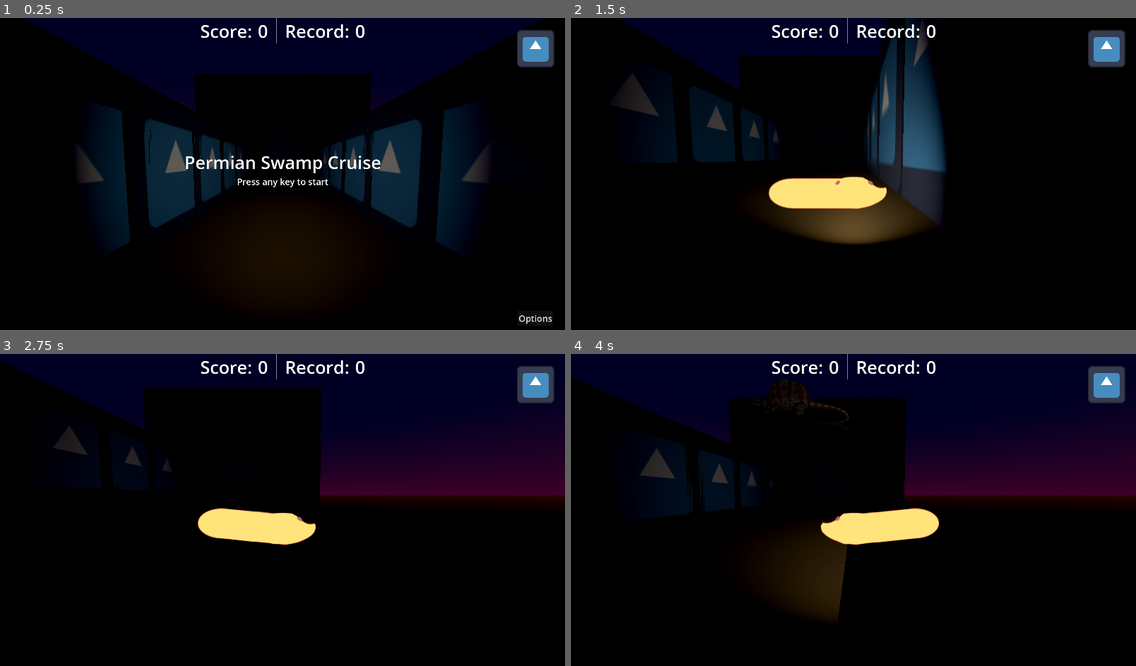
Above: before the commit, frames 1-4 (two rows, left to right).
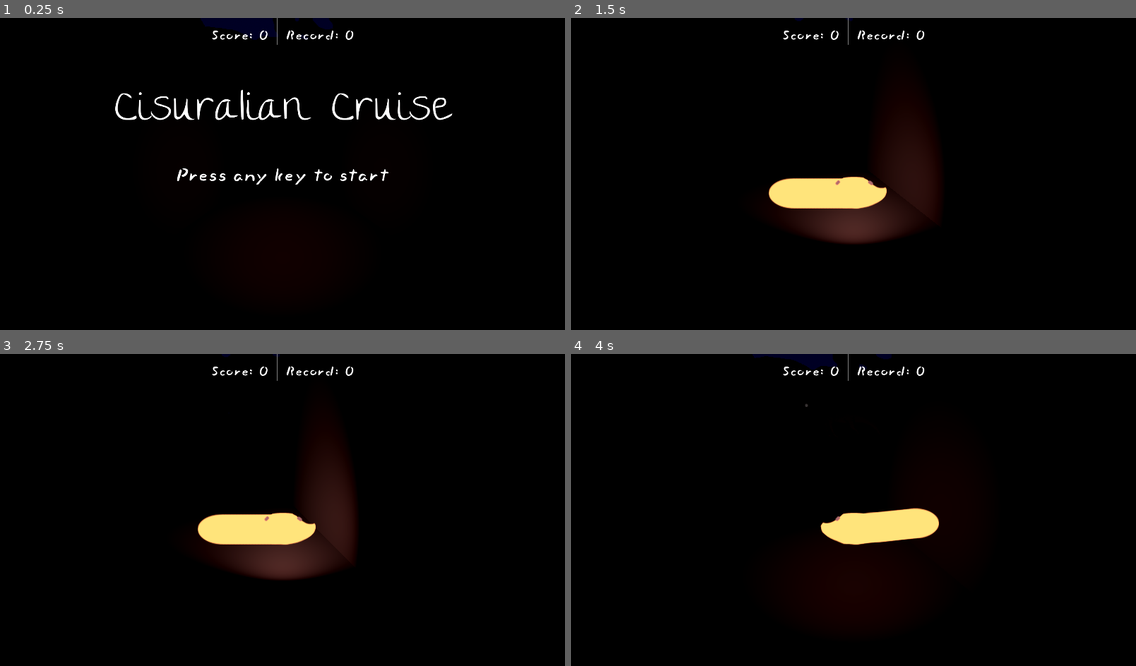
Above: after the commit, the same moments.

Repository: nialsiG/GMTK2025
Game: Godot game, scene res://scenes/main/main.tscn
Two runs of this game, one before a commit and one after it. Both use one fixed random seed, a clock stepped at 60 frames per second and the inputs below. The engine's default icon, where the game draws it, is replaced by a stand-in: a white triangle on a blue panel in a dark square.
Inputs:
- Up to frame 1 (0.25 s): no input
- Up to frame 2 (1.5 s): tap Enter at 0.5 s; hold Right (ui_right) 0.53-1.28 s; hold Down (ui_down) from 1.28 s (still down)
- Up to frame 3 (2.75 s): release Down (ui_down) at 2.03 s; hold Right (ui_right) from 2.03 s (still down)
- Up to frame 4 (4 s): release Right (ui_right) at 2.78 s; hold Up (ui_up) 2.78-3.53 s; hold Left (ui_left) from 3.53 s (still down)

The runs differ from the first frame. In frame 1, 29% of the frame differs, in the area x 4-99%, y 0-99%; in frame 2, 17%; in frame 3, 31%, in the area x 0-100%, y 0-73%; in frame 4, 31%.

Commit message:
first build

Diff:
--- a/resources/labels/game_instructions.tres
+++ b/resources/labels/game_instructions.tres
@@ -1,4 +1,7 @@
-[gd_resource type="LabelSettings" format=3 uid="uid://by2uc5jlkvm74"]
+[gd_resource type="LabelSettings" load_steps=2 format=3 uid="uid://by2uc5jlkvm74"]
+
+[ext_resource type="FontFile" uid="uid://dyjre5s4jaqsf" path="res://resources/SlacksideOne-Regular.ttf" id="1_3ftl6"]
 
 [resource]
-font_size = 30
+font = ExtResource("1_3ftl6")
+font_size = 80
--- a/resources/labels/game_title.tres
+++ b/resources/labels/game_title.tres
@@ -1,4 +1,7 @@
-[gd_resource type="LabelSettings" format=3 uid="uid://bye3vxwg60mt5"]
+[gd_resource type="LabelSettings" load_steps=2 format=3 uid="uid://bye3vxwg60mt5"]
+
+[ext_resource type="FontFile" uid="uid://b0kobsenqqgwm" path="res://resources/TheGirlNextDoor-Regular.ttf" id="1_70dqy"]
 
 [resource]
-font_size = 60
+font = ExtResource("1_70dqy")
+font_size = 150
--- a/resources/labels/score_label.tres
+++ b/resources/labels/score_label.tres
@@ -1,4 +1,7 @@
-[gd_resource type="LabelSettings" format=3 uid="uid://clfkc3ikaaoin"]
+[gd_resource type="LabelSettings" load_steps=2 format=3 uid="uid://clfkc3ikaaoin"]
+
+[ext_resource type="FontFile" uid="uid://dyjre5s4jaqsf" path="res://resources/SlacksideOne-Regular.ttf" id="1_4ei0f"]
 
 [resource]
+font = ExtResource("1_4ei0f")
 font_size = 60
--- a/scenes/collectibles/gerobatrachus_collectible.tscn
+++ b/scenes/collectibles/gerobatrachus_collectible.tscn
@@ -1,23 +1,60 @@
-[gd_scene load_steps=6 format=3 uid="uid://b1w72r6pbhd12"]
+[gd_scene load_steps=12 format=3 uid="uid://b1w72r6pbhd12"]
 
 [ext_resource type="PackedScene" uid="uid://ddwksuod3o1um" path="res://scenes/collectibles/collectible.tscn" id="1_uxq7u"]
 [ext_resource type="Texture2D" uid="uid://ecpkvoe83mfg" path="res://assets/visual/gerobatrachus.png" id="2_dp88v"]
+[ext_resource type="Texture2D" uid="uid://c1m3hypir6iyy" path="res://assets/visual/gerobatrachus_move1.png" id="3_6lgqy"]
 [ext_resource type="Script" path="res://scenes/collectibles/gerobatrachus_move_component.gd" id="3_eiqfq"]
+[ext_resource type="Texture2D" uid="uid://ghji8j0kfw73" path="res://assets/visual/gerobatrachus_move2.png" id="4_ih186"]
 
 [sub_resource type="StandardMaterial3D" id="StandardMaterial3D_44ryi"]
 transparency = 1
 albedo_texture = ExtResource("2_dp88v")
 
+[sub_resource type="AtlasTexture" id="AtlasTexture_ywgrr"]
+atlas = ExtResource("2_dp88v")
+region = Rect2(0, 0, 188, 250)
+
+[sub_resource type="AtlasTexture" id="AtlasTexture_xcd3s"]
+atlas = ExtResource("3_6lgqy")
+region = Rect2(0, 0, 188, 250)
+
+[sub_resource type="AtlasTexture" id="AtlasTexture_gujvi"]
+atlas = ExtResource("4_ih186")
+region = Rect2(0, 0, 188, 250)
+
+[sub_resource type="SpriteFrames" id="SpriteFrames_vu3xu"]
+animations = [{
+"frames": [{
+"duration": 1.0,
+"texture": SubResource("AtlasTexture_ywgrr")
+}],
+"loop": true,
+"name": &"default",
+"speed": 5.0
+}, {
+"frames": [{
+"duration": 1.0,
+"texture": SubResource("AtlasTexture_xcd3s")
+}, {
+"duration": 1.0,
+"texture": SubResource("AtlasTexture_gujvi")
+}],
+"loop": true,
+"name": &"swimming",
+"speed": 3.0
+}]
+
 [sub_resource type="CapsuleShape3D" id="CapsuleShape3D_hlhgf"]
-radius = 0.208
-height = 1.02273
+radius = 0.213719
+height = 0.747267
 
 [node name="collectible" instance=ExtResource("1_uxq7u")]
 
-[node name="Sprite3D" type="Sprite3D" parent="." index="0"]
+[node name="AnimatedSprite" type="AnimatedSprite3D" parent="." index="0"]
 transform = Transform3D(0.3, 0, 0, 0, 0.3, 0, 0, 0, 0.3, 0, 0, 0)
 material_override = SubResource("StandardMaterial3D_44ryi")
-texture = ExtResource("2_dp88v")
+sprite_frames = SubResource("SpriteFrames_vu3xu")
+animation = &"swimming"
 
 [node name="CollisionShape3D" type="CollisionShape3D" parent="." index="1"]
 shape = SubResource("CapsuleShape3D_hlhgf")
--- a/scenes/collectibles/gerobatrachus_move_component.gd
+++ b/scenes/collectibles/gerobatrachus_move_component.gd
@@ -10,6 +10,7 @@
 
 # nodes
 @onready var timer = $Timer
+@onready var animated_sprite: AnimatedSprite3D = $"../AnimatedSprite"
 
 # runtime variables
 var parent: Collectible
@@ -26,17 +27,17 @@
 			pass
 		state.MOVING_UP:
 			parent.position += Vector3(0, delta * SPEED, 0)
-		state.MOVING_DOWN:
+			animated_sprite.material_override.albedo_texture = animated_sprite.sprite_frames.get_frame_texture("swimming", animated_sprite.get_frame())
 			parent.position -= Vector3(0, delta * SPEED / 3, 0)
 
 func ChangeState(new_state: state):
 	current_state = new_state
 	if new_state == state.MOVING_UP:
 		timer.start(1)
-		# animate
+		animated_sprite.play("swimming")
 	elif new_state == state.MOVING_DOWN:
 		timer.start(3)
-		# animate
+		animated_sprite.play("default")
 
 func _on_timer_timeout():
 	if current_state == state.MOVING_UP:
--- a/scenes/main/main.tscn
+++ b/scenes/main/main.tscn
@@ -3,6 +3,7 @@
 [ext_resource type="Script" path="res://scenes/main/main.gd" id="1_sl07k"]
 [ext_resource type="AudioStream" uid="uid://dx6mxg8oyr4qd" path="res://assets/music/FIRST_SNOW_modified.mp3" id="2_0bul8"]
 [ext_resource type="Script" path="res://scenes/player/player.gd" id="2_eh76i"]
+[ext_resource type="Texture2D" uid="uid://cnad0cgl6ax6u" path="res://assets/visual/background.png" id="3_6yg6n"]
 [ext_resource type="Texture2D" uid="uid://clqs5ee2vltco" path="res://assets/visual/icon.svg" id="3_a3a8d"]
 [ext_resource type="Script" path="res://scenes/procedural_generation/river_chunk_factory.gd" id="3_gb04c"]
 [ext_resource type="LabelSettings" uid="uid://bye3vxwg60mt5" path="res://resources/labels/game_title.tres" id="5_edcw7"]
@@ -35,9 +36,6 @@
 volumetric_fog_emission_energy = 0.2
 adjustment_enabled = true
 adjustment_brightness = 1.5
-
-[sub_resource type="StandardMaterial3D" id="StandardMaterial3D_fcisd"]
-albedo_texture = ExtResource("3_a3a8d")
 
 [sub_resource type="CapsuleShape3D" id="CapsuleShape3D_3pamf"]
 
@@ -89,9 +87,8 @@
 environment = SubResource("Environment_0vbyx")
 
 [node name="Background" type="Sprite3D" parent="WorldEnvironment"]
-transform = Transform3D(20, 0, 0, 0, 20, 0, 0, 0, 20, 0, 0, -30)
-material_override = SubResource("StandardMaterial3D_fcisd")
-texture = ExtResource("3_a3a8d")
+transform = Transform3D(10, 0, 0, 0, 10, 0, 0, 0, 10, 0, 0, -30)
+texture = ExtResource("3_6yg6n")
 
 [node name="Environment" type="Node3D" parent="."]
 
@@ -242,7 +239,7 @@
 [node name="GameTitleLabel" type="Label" parent="CanvasLayer/StartMenu/VBoxContainer"]
 layout_mode = 2
 size_flags_vertical = 6
-text = "Permian Swamp Cruise"
+text = "Cisuralian Cruise"
 label_settings = ExtResource("5_edcw7")
 horizontal_alignment = 1
 
@@ -339,6 +336,7 @@
 layout_mode = 2
 
 [node name="OptionsButton" type="Button" parent="CanvasLayer/StartMenu"]
+visible = false
 layout_mode = 0
 offset_left = 1758.0
 offset_top = 996.0
@@ -367,6 +365,7 @@
 
 [node name="InfoScreenButton" type="TextureButton" parent="CanvasLayer"]
 process_mode = 3
+visible = false
 material = SubResource("ShaderMaterial_grc01")
 anchors_preset = 1
 anchor_left = 1.0
--- a/scenes/obstacles/obstacle_dimetrodon.tscn
+++ b/scenes/obstacles/obstacle_dimetrodon.tscn
@@ -16,4 +16,4 @@
 
 [node name="CollisionPolygon3D" type="CollisionPolygon3D" parent="." index="1"]
 transform = Transform3D(1, 0, 0, 0, 1, 0, 0, 0, 1, -0.0183094, -0.0274643, 0)
-polygon = PackedVector2Array(-4.54075, 0.183095, -3.73513, 0.393654, -0.201404, 0.402809, 3.03022, -0.32957, 4.20203, -0.686606, 4.59568, -1.04364, 4.65976, -1.54715, 4.33935, -1.7394, 3.84499, -1.88588, 3.79006, -0.704915, 1.17181, -0.430273, 0.183095, -0.52182, 0.183095, -1.03449, -0.247178, -0.933784, -0.302106, -0.686605, -2.57248, -0.741534, -3.05768, -0.915474, -3.3781, -0.860546, -3.35063, -0.52182, -4.6323, -0.0640833)
+polygon = PackedVector2Array(-3.96139, 0.29426, -3.06146, 0.731886, -2.0061, 0.539976, 1.82892, 0.305785, 3.16672, -0.614397, 3.93222, -1.25635, 4.37816, -2.07263, 4.43761, -2.65378, 4.05113, -1.91896, 2.85457, -1.16901, 1.91446, -1.17947, 1.69213, -1.5479, 2.60686, -2.5325, 2.40788, -2.69785, 1.24112, -1.37003, -0.437913, -1.10152, 0.196547, -2.58998, -0.644532, -2.42487, -1.22572, -0.795351, -3.73036, -0.25844)
--- a/scenes/obstacles/obstacle_orthacanthus.tscn
+++ b/scenes/obstacles/obstacle_orthacanthus.tscn
@@ -15,4 +15,4 @@
 texture = ExtResource("2_yr5rb")
 
 [node name="CollisionPolygon3D" type="CollisionPolygon3D" parent="." index="1"]
-polygon = PackedVector2Array(-1.49467, 1.12383, -0.716725, 1.42175, -0.0473445, 1.43626, 1.47743, 0.913421, 1.85498, 0.333539, 1.77985, -0.269517, 0.541945, -0.467292, -1.15814, -0.739836, -1.5974, -1.02432, -1.59765, -1.25399, 0.197095, -1.20097, 0.722269, -1.50181, -1.83142, -1.36753, -1.98206, -0.918761, -1.30141, -0.328591, -0.618077, -0.21646, -1.23557, -0.00430167, -1.17005, 0.205672, -1.59036, 0.878855)
+polygon = PackedVector2Array(-0.625403, 1.55516, -0.545219, 0.981961, 0.0368691, 0.655524, 0.713803, 0.369412, 1.19797, -0.118544, 1.45275, -0.317951, 1.96175, -0.215233, 2.42618, -0.371368, 1.74786, -0.783425, 2.24096, -1.06761, 1.44179, -1.4484, 1.03038, -1.23554, 0.54796, -1.60661, -0.141704, -1.60551, -0.777732, -1.00479, -1.17578, -0.933576, -1.86464, -1.5126, -2.34633, -1.14031, -1.13678, -0.616081, -1.17643, -0.309072, -1.53142, -0.302934, -1.54841, -0.15674, -1.04397, -0.115357, -0.924683, 0.428382, -1.06111, 1.01137)
--- a/scenes/procedural_generation/river_chunk.tscn
+++ b/scenes/procedural_generation/river_chunk.tscn
@@ -1,16 +1,9 @@
-[gd_scene load_steps=8 format=3 uid="uid://25ie1cikwp5a"]
+[gd_scene load_steps=5 format=3 uid="uid://25ie1cikwp5a"]
 
 [ext_resource type="Script" path="res://scenes/procedural_generation/river_chunk.gd" id="1_q0xem"]
-[ext_resource type="Texture2D" uid="uid://clqs5ee2vltco" path="res://assets/visual/icon.svg" id="2_rvvx4"]
-
-[sub_resource type="StandardMaterial3D" id="StandardMaterial3D_4jg58"]
-albedo_texture = ExtResource("2_rvvx4")
-
-[sub_resource type="StandardMaterial3D" id="StandardMaterial3D_80em4"]
-albedo_texture = ExtResource("2_rvvx4")
 
 [sub_resource type="StandardMaterial3D" id="StandardMaterial3D_a8gud"]
-albedo_color = Color(0.3, 0.2354, 0.096, 1)
+albedo_color = Color(0.23, 0.0736, 0.0762066, 1)
 
 [sub_resource type="PlaneMesh" id="PlaneMesh_x8cn2"]
 material = SubResource("StandardMaterial3D_a8gud")
@@ -25,18 +18,60 @@
 [node name="LeftBank" type="Node3D" parent="."]
 transform = Transform3D(1, 0, 0, 0, 1, 0, 0, 0, 1, -5, 0, -5)
 
-[node name="Sprite3D" type="Sprite3D" parent="LeftBank"]
-transform = Transform3D(-2.18557e-07, 0, 5, 0, 5, 0, -5, 0, -2.18557e-07, 0, 0, 0)
-material_override = SubResource("StandardMaterial3D_4jg58")
-texture = ExtResource("2_rvvx4")
+[node name="RigidBody3D2" type="RigidBody3D" parent="LeftBank"]
+transform = Transform3D(-4.37114e-08, 1, 0, -1, -4.37114e-08, 0, 0, 0, 1, 0, 1, 5)
+freeze = true
+
+[node name="MeshInstance3D" type="MeshInstance3D" parent="LeftBank/RigidBody3D2"]
+transform = Transform3D(1, 0, 0, 0, 1, 0, 0, 0, 1, 0, 0, -4.98027)
+mesh = SubResource("PlaneMesh_x8cn2")
+skeleton = NodePath("../../../Bottom")
+
+[node name="CollisionShape3D" type="CollisionShape3D" parent="LeftBank/RigidBody3D2"]
+transform = Transform3D(1, 0, 0, 0, 1, 0, 0, 0, 1, 0, -0.522587, -5)
+shape = SubResource("BoxShape3D_12l6c")
+
+[node name="RigidBody3D3" type="RigidBody3D" parent="LeftBank"]
+transform = Transform3D(-4.37114e-08, 1, 0, -1, -4.37114e-08, 0, 0, 0, 1, 0, 4, 5)
+freeze = true
+
+[node name="MeshInstance3D" type="MeshInstance3D" parent="LeftBank/RigidBody3D3"]
+transform = Transform3D(1, 0, 0, 0, 1, 0, 0, 0, 1, 0, 0, -4.98027)
+mesh = SubResource("PlaneMesh_x8cn2")
+skeleton = NodePath("../../../Bottom")
+
+[node name="CollisionShape3D" type="CollisionShape3D" parent="LeftBank/RigidBody3D3"]
+transform = Transform3D(1, 0, 0, 0, 1, 0, 0, 0, 1, 0, -0.522587, -5)
+shape = SubResource("BoxShape3D_12l6c")
 
 [node name="RightBank" type="Node3D" parent="."]
 transform = Transform3D(1, 0, 0, 0, 1, 0, 0, 0, 1, 5, 0, -5)
 
-[node name="Sprite3D" type="Sprite3D" parent="RightBank"]
-transform = Transform3D(-2.18557e-07, 0, -5, 0, 5, 0, 5, 0, -2.18557e-07, 0, 0, 0)
-material_override = SubResource("StandardMaterial3D_80em4")
-texture = ExtResource("2_rvvx4")
+[node name="RigidBody3D3" type="RigidBody3D" parent="RightBank"]
+transform = Transform3D(-4.37114e-08, -1, 0, 1, -4.37114e-08, 0, 0, 0, 1, 0, 1, 5)
+freeze = true
+
+[node name="MeshInstance3D" type="MeshInstance3D" parent="RightBank/RigidBody3D3"]
+transform = Transform3D(1, 0, 0, 0, 1, 0, 0, 0, 1, 0, 0, -4.98027)
+mesh = SubResource("PlaneMesh_x8cn2")
+skeleton = NodePath("../../../Bottom")
+
+[node name="CollisionShape3D" type="CollisionShape3D" parent="RightBank/RigidBody3D3"]
+transform = Transform3D(1, 0, 0, 0, 1, 0, 0, 0, 1, 0, -0.522587, -5)
+shape = SubResource("BoxShape3D_12l6c")
+
+[node name="RigidBody3D4" type="RigidBody3D" parent="RightBank"]
+transform = Transform3D(-4.37114e-08, -1, 0, 1, -4.37114e-08, 0, 0, 0, 1, 0, 4, 5)
+freeze = true
+
+[node name="MeshInstance3D" type="MeshInstance3D" parent="RightBank/RigidBody3D4"]
+transform = Transform3D(1, 0, 0, 0, 1, 0, 0, 0, 1, 0, 0, -4.98027)
+mesh = SubResource("PlaneMesh_x8cn2")
+skeleton = NodePath("../../../Bottom")
+
+[node name="CollisionShape3D" type="CollisionShape3D" parent="RightBank/RigidBody3D4"]
+transform = Transform3D(1, 0, 0, 0, 1, 0, 0, 0, 1, 0, -0.522587, -5)
+shape = SubResource("BoxShape3D_12l6c")
 
 [node name="Bottom" type="Node3D" parent="."]
 transform = Transform3D(1, 0, 0, 0, 1, 0, 0, 0, 1, 0, -3, 0)
--- a/scenes/procedural_generation/river_chunk_factory.gd
+++ b/scenes/procedural_generation/river_chunk_factory.gd
@@ -5,6 +5,7 @@
 const EMPTY_CHUNK = preload("res://scenes/procedural_generation/empty_chunk.tscn")
 # ...obstacles
 const OBSTACLE_DIMETRODON = preload("res://scenes/obstacles/obstacle_dimetrodon.tscn")
+const OBSTACLE_ORTHACANTHUS = preload("res://scenes/obstacles/obstacle_orthacanthus.tscn")
 
 # ...collectibles
 const GEROBATRACHUS_COLLECTIBLE = preload("res://scenes/collectibles/gerobatrachus_collectible.tscn")
@@ -30,7 +31,7 @@
 		Enums.ObstacleType.DIPLOCAULUS:
 			pass
 		Enums.ObstacleType.ORTHACANTHUS:
-			pass
+			obstacle = OBSTACLE_ORTHACANTHUS.instantiate()
 	obstacle.position = origin
 	parent.add_child(obstacle)
 	SignalManager.GameOver.connect(obstacle.queue_free)
@@ -64,32 +65,37 @@
 			SpawnObstacle(instance, Enums.ObstacleType.DIMETRODON, Vector3(0,8,-5))
 			pass
 		1:
-			SpawnObstacle(instance, Enums.ObstacleType.DIMETRODON, Vector3(0,8,-5))
+			SpawnCollectible(instance, Enums.CollectibleType.GEROBATRACHUS, Vector3(3,3,-5))
+			SpawnObstacle(instance, Enums.ObstacleType.ORTHACANTHUS, Vector3(3,5,-10))
 			pass
 		2:
-			SpawnObstacle(instance, Enums.ObstacleType.DIMETRODON, Vector3(0,8,-5))
+			SpawnCollectible(instance, Enums.CollectibleType.GEROBATRACHUS, Vector3(3,3,-5))
+			SpawnCollectible(instance, Enums.CollectibleType.GEROBATRACHUS, Vector3(0,6,-7))
 			pass
 		3:
-			SpawnObstacle(instance, Enums.ObstacleType.DIMETRODON, Vector3(0,8,-5))
+			SpawnCollectible(instance, Enums.CollectibleType.GEROBATRACHUS, Vector3(3,3,-5))
+			SpawnObstacle(instance, Enums.ObstacleType.DIMETRODON, Vector3(0,8,-10))
+			SpawnCollectible(instance, Enums.CollectibleType.GEROBATRACHUS, Vector3(0,6,-7))
 			pass
 		4:
-			SpawnObstacle(instance, Enums.ObstacleType.DIMETRODON, Vector3(0,8,-5))
+			SpawnObstacle(instance, Enums.ObstacleType.DIMETRODON, Vector3(4,8,-5))
 			pass
 		5:
-			SpawnCollectible(instance, Enums.CollectibleType.GNATHORHIZA, Vector3(0,4,-5))
+			SpawnObstacle(instance, Enums.ObstacleType.ORTHACANTHUS, Vector3(-2,5,-5))
+			SpawnObstacle(instance, Enums.ObstacleType.ORTHACANTHUS, Vector3(4,2,-7))
 			pass
 		6:
-			SpawnCollectible(instance, Enums.CollectibleType.GNATHORHIZA, Vector3(0,4,-5))
+			SpawnCollectible(instance, Enums.CollectibleType.GEROBATRACHUS, Vector3(-6,3,-5))
+			SpawnCollectible(instance, Enums.CollectibleType.GEROBATRACHUS, Vector3(-3,2,-3))
 			pass
 		7:
-			SpawnCollectible(instance, Enums.CollectibleType.GNATHORHIZA, Vector3(0,4,-5))
 			pass
 		8:
-			SpawnCollectible(instance, Enums.CollectibleType.GEROBATRACHUS, Vector3(0,4,-5))
+			SpawnObstacle(instance, Enums.ObstacleType.ORTHACANTHUS, Vector3(0,2,-5))
 			pass
 		9:
-			SpawnCollectible(instance, Enums.CollectibleType.GEROBATRACHUS, Vector3(0,4,-5))
+			SpawnObstacle(instance, Enums.ObstacleType.ORTHACANTHUS, Vector3(0,2,-5))
+			SpawnObstacle(instance, Enums.ObstacleType.DIMETRODON, Vector3(2,8,-5))
 			pass
 		10:
-			SpawnCollectible(instance, Enums.CollectibleType.GEROBATRACHUS, Vector3(0,4,-5))
 			pass
Binary file added: assets/visual/background.png
Not shown, added: assets/visual/background.png.import
Binary file changed: assets/visual/dimetrodon.png
Binary file added: assets/visual/dimetrodon_sprite.png
Not shown, added: assets/visual/dimetrodon_sprite.png.import
Binary file changed: assets/visual/gerobatrachus.png
Binary file added: assets/visual/gerobatrachus_move1.png
Not shown, added: assets/visual/gerobatrachus_move1.png.import
Binary file added: assets/visual/gerobatrachus_move2.png
Not shown, added: assets/visual/gerobatrachus_move2.png.import
Binary file added: assets/visual/gerobatrachus_sprite.png
Not shown, added: assets/visual/gerobatrachus_sprite.png.import
(and 8 more such lines)
